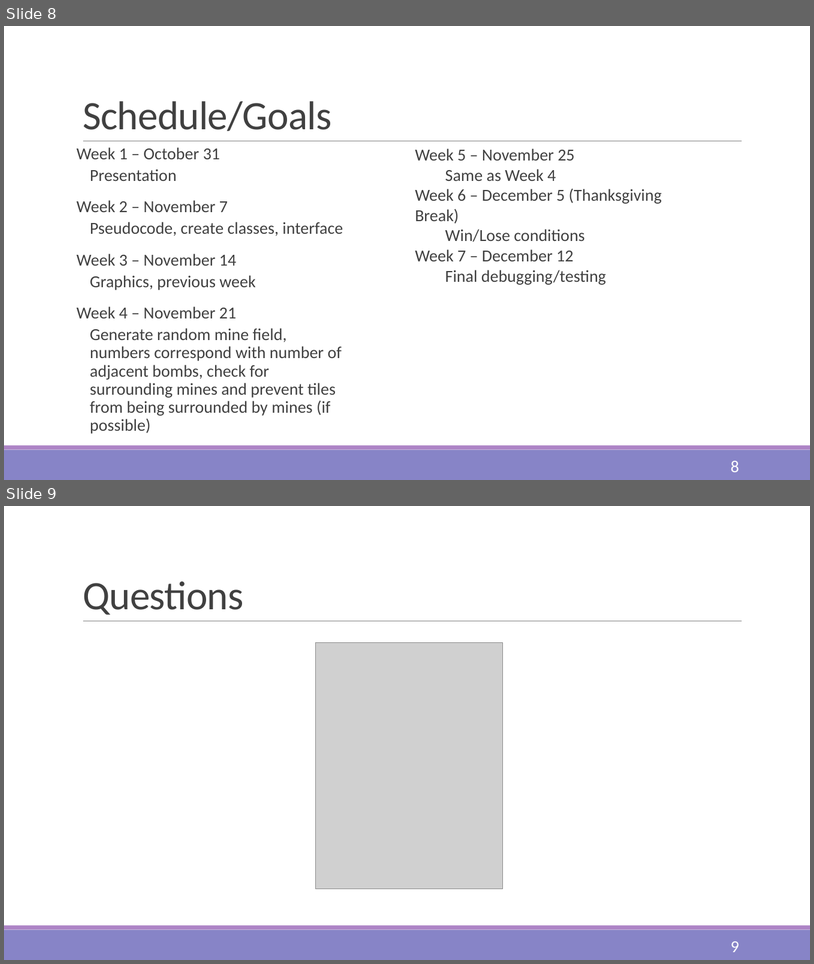
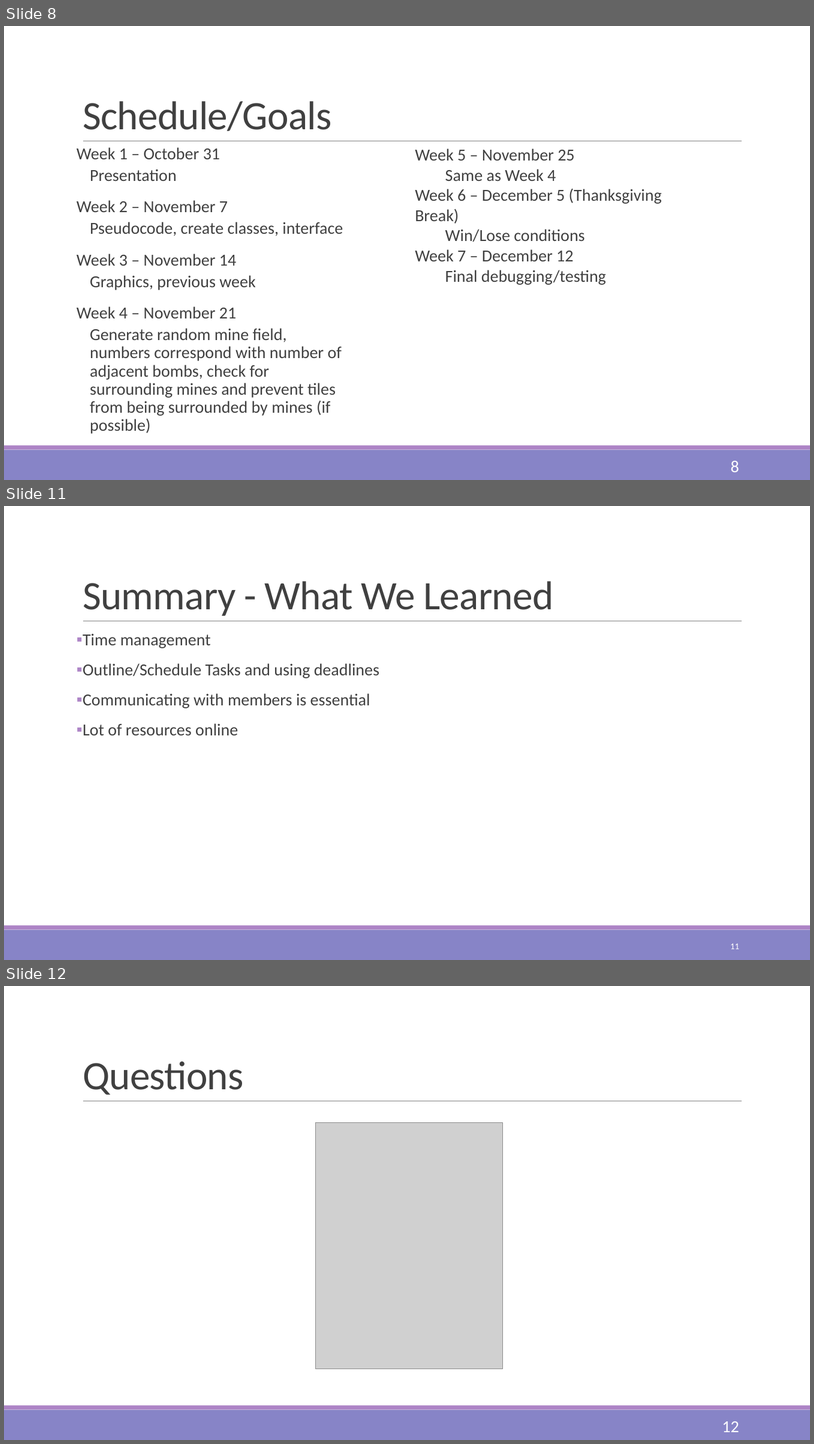
Before and after one commit to jrand35/Minesweeper, a slide deck: FinalPowerpoint.pptx. Shown one above the other, each under a label of ours: slides 8 and 9 before the commit, slides 8, 11 and 12 after it; the slides between them are not shown. The pictures are 814x964 and 814x1444 pixels, drawn with LibreOffice and Linux fonts; fonts in the diff are those of the drawing; grey boxes stand for pictures. Boxes give left, top, right and bottom in pixels: in the first picture for what was removed or moved away, otherwise in the second. Text is boxed around its words. In the diff, an @@ line names an element or a change of style, - is before the commit and + after.

Commit message:
updated powerpoint
updated final presentation

```diff
--- a/FinalPowerpoint.pptx
+++ b/FinalPowerpoint.pptx
@@ slide 11 added at [4,506,810,960], background #FFFFFF; not listed: 3 template elements that a slide beside it also shows @@
@@ title added at [83,581,554,616], 48 pt, text #404040 @@
+Summary - What We Learned
@@ text added at [83,633,380,735], 20 pt, text #404040 @@
+▪ Time management
+▪ Outline/Schedule Tasks and using deadlines
+▪ Communicating with members is essential
+▪ Lot of resources online
@@ page number added at [731,943,740,949], 10.5 pt, text #FFFFFF @@
+11
@@ what was slide 9 is now slide 12 @@
@@ page number at [722,1421,739,1432]: text changed @@
-9
+12
```
Also in this commit, not shown: 1 slide changed, 2 other slides added.
